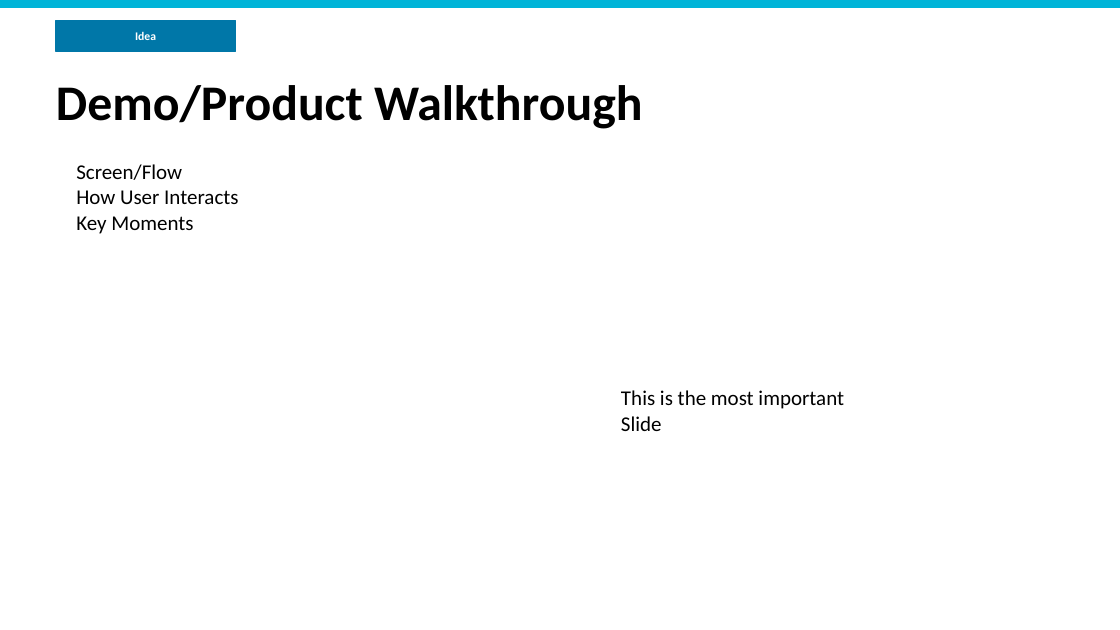
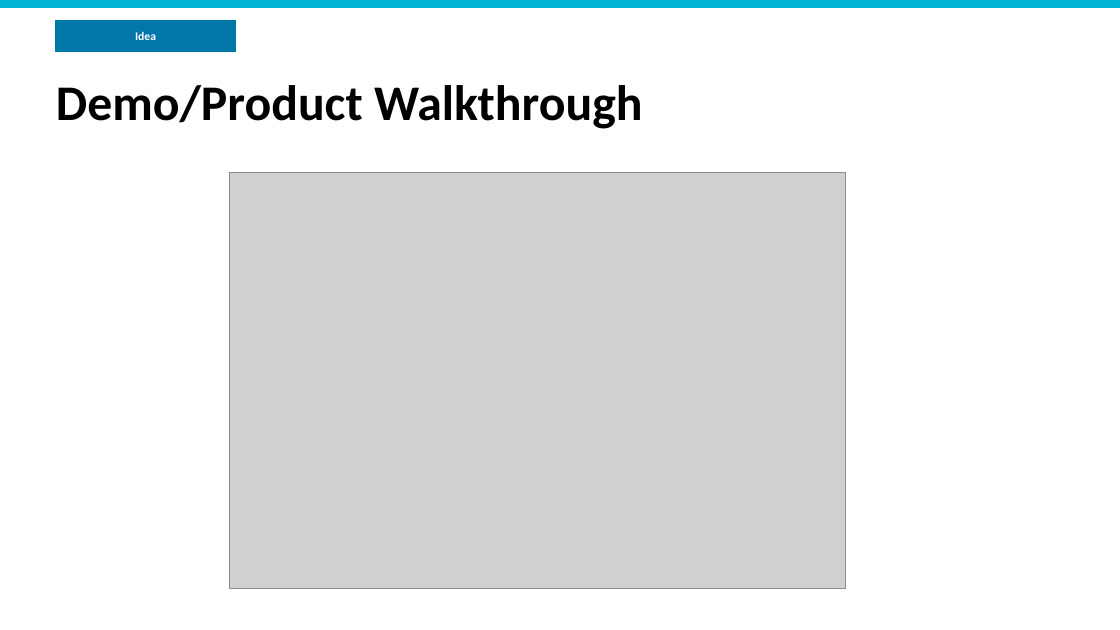
Before and after one commit to rxchitrx/openclaw-mesh-extension, a slide deck: slide 6 of RVCE_MergeMind.pptx. Drawn at 1120x630 pixels with LibreOffice and Linux fonts; fonts in the diff are those of the drawing; grey boxes stand for pictures. Boxes give left, top, right and bottom in pixels: in the first picture for what was removed or moved away, otherwise in the second. Text is boxed around its words. In the diff, an @@ line names an element or a change of style, - is before the commit and + after.

```diff
--- a/RVCE_MergeMind.pptx
+++ b/RVCE_MergeMind.pptx
@@ text removed at box(76, 164, 238, 234) @@
-Screen/Flow
-How User Interacts
-Key Moments
@@ picture added at box(229, 172, 845, 588) @@
@@ text removed at box(621, 390, 844, 431) @@
-This is the most important Slide
```
Also in this commit, not shown: 2 slides added.
